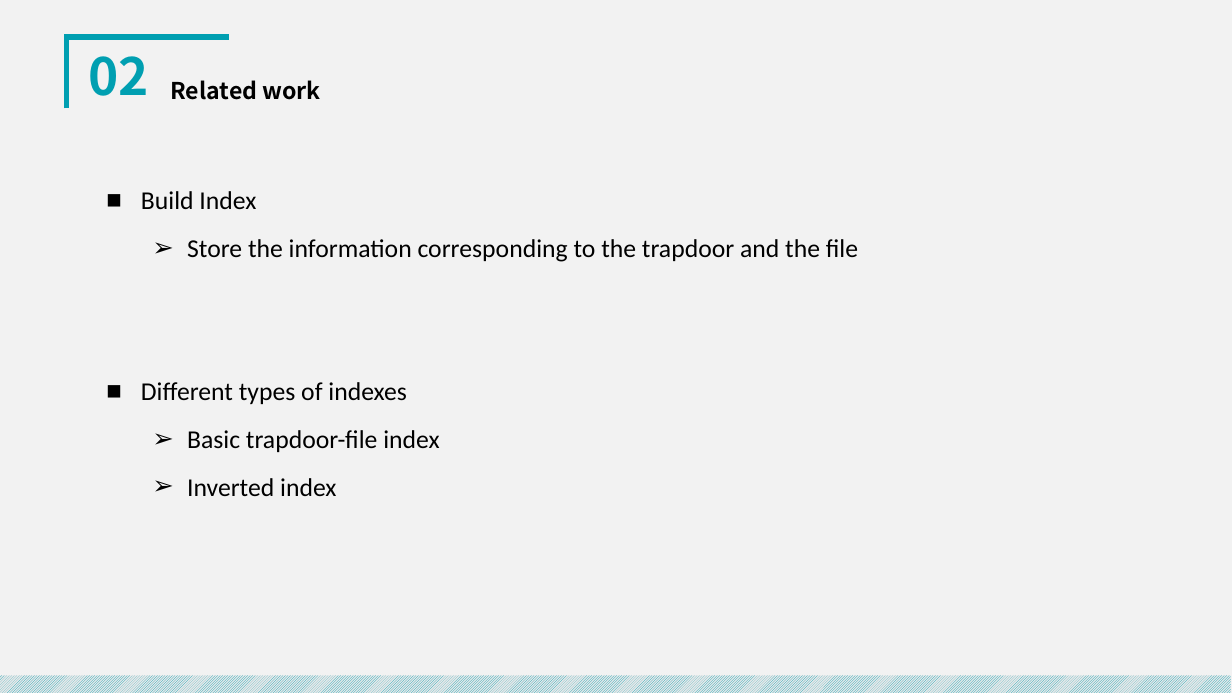
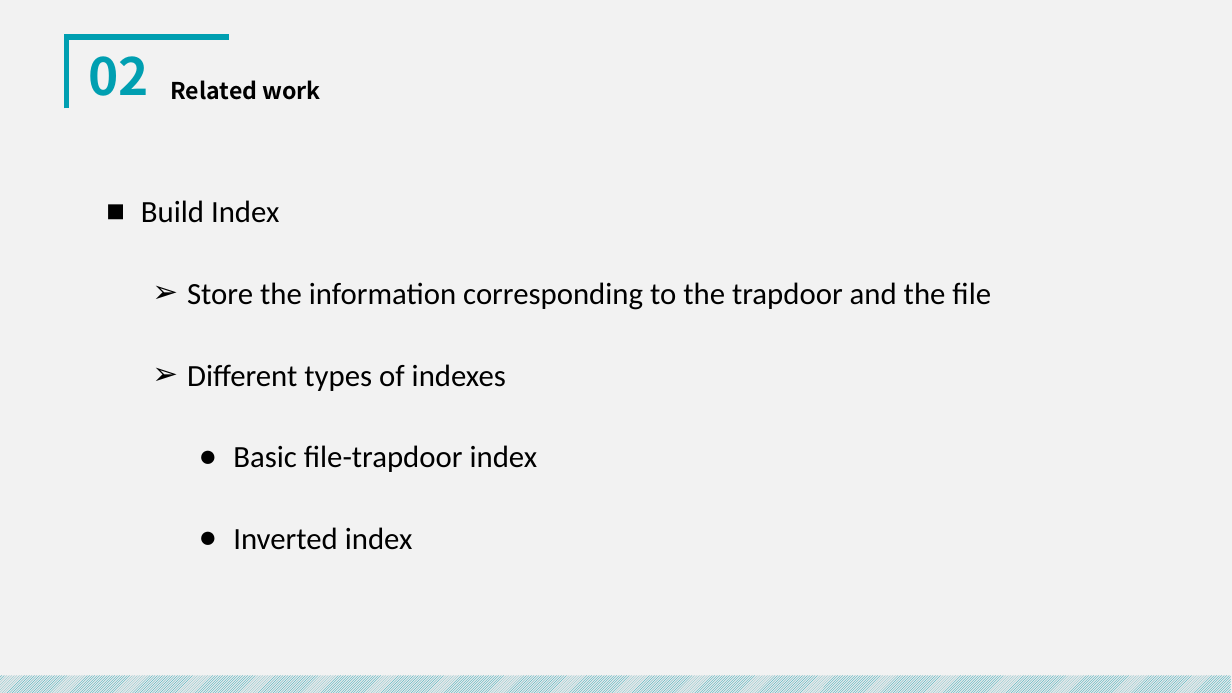
Before and after one commit to royalvald/MediumTest, a slide deck: slide 12 of 开题/中期答辩.pptx. Drawn at 1232x693 pixels with LibreOffice and Linux fonts; fonts in the diff are those of the drawing. Boxes give left, top, right and bottom in pixels: in the first picture for what was removed or moved away, otherwise in the second. Text is boxed around its words. In the diff, an @@ line names an element or a change of style, - is before the commit and + after.

```diff
--- a/开题/中期答辩.pptx
+++ b/开题/中期答辩.pptx
@@ text "Build Index": place and size @@
-text "Build Index" at [141, 191, 858, 496]
+text "Build Index" at [141, 200, 991, 550]
@@ text at [141, 200, 991, 550]: size 20 to 24 pt in "Build Index", "Store the information corresponding to the trapdoor ...", "Different types of indexes", "Inverted index"; line spacing 1.3 to 2; bullet ■ to ➢; list level 1 to 2 in "Different types of indexes"; bullet ➢ to ●; list level 2 to 3 in "Inverted index" @@
@@ text at [233, 445, 538, 472]: text changed; size 20 to 24 pt @@
-  ➢ Basic trapdoor-file index
+    ● Basic file-trapdoor index
```
Also in this commit, not shown: 12 other slides changed, 13 slides added, 17 slides removed, 2 other files.
